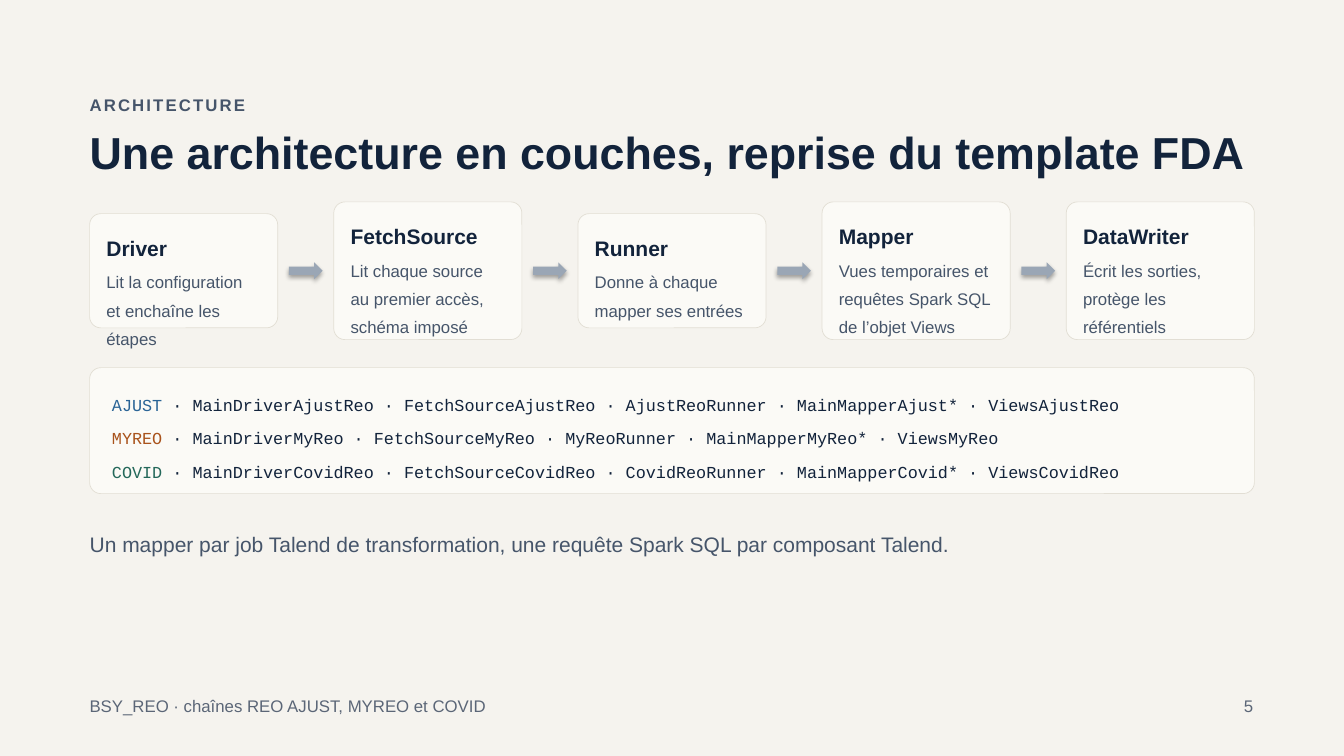
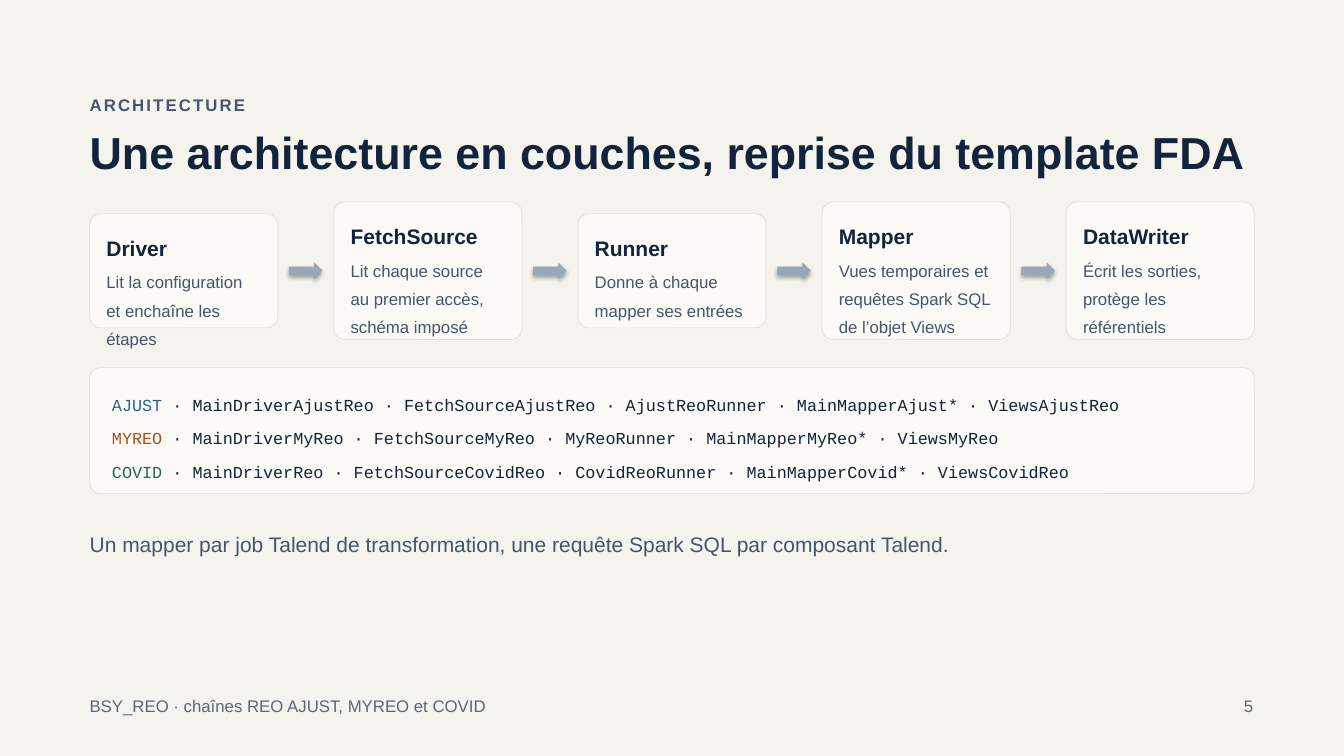
Before and after one commit to mlamouchi001/REO_SCALA, a slide deck: slide 5 of docs/Presentation_BSY_REO.pptx. Drawn at 1344x756 pixels with LibreOffice and Linux fonts; fonts in the diff are those of the drawing. Boxes give left, top, right and bottom in pixels: in the first picture for what was removed or moved away, otherwise in the second. Text is boxed around its words. In the diff, an @@ line names an element or a change of style, - is before the commit and + after.

Commit message:
Renomme le driver de la chaîne COVID en MainDriverReo

```diff
--- a/docs/Presentation_BSY_REO.pptx
+++ b/docs/Presentation_BSY_REO.pptx
@@ text at <box>112,466,1069,482</box>: text changed @@
-COVID · MainDriverCovidReo · FetchSourceCovidReo · CovidReoRunner · MainMapperCovid* · ViewsCovidReo
+COVID · MainDriverReo · FetchSourceCovidReo · CovidReoRunner · MainMapperCovid* · ViewsCovidReo
```
Also in this commit, not shown: 1 other slide changed, 9 other files.
